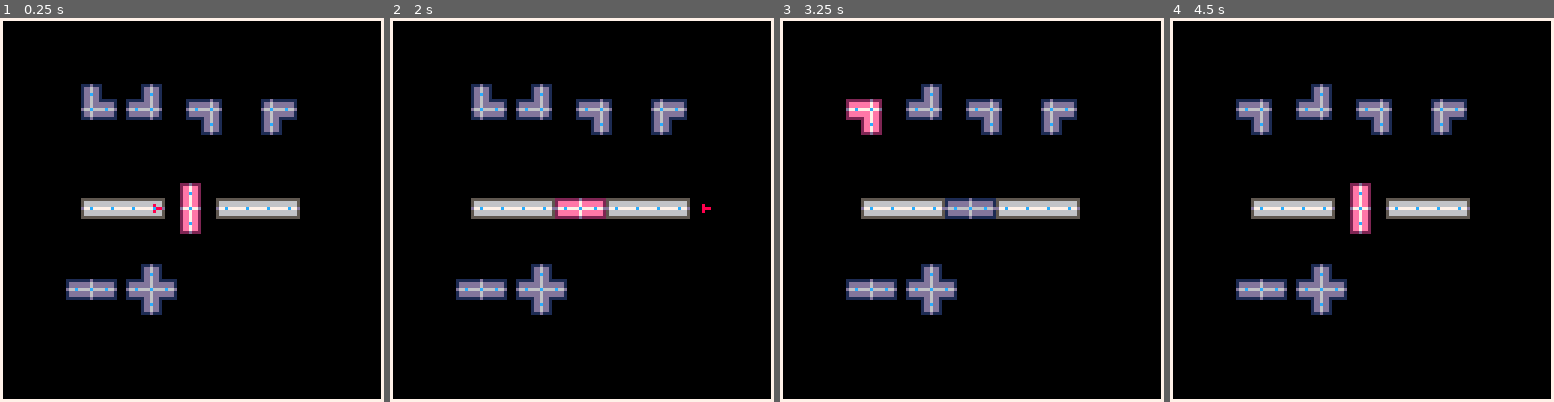
Above: before the commit, frames 1-4 (left to right).
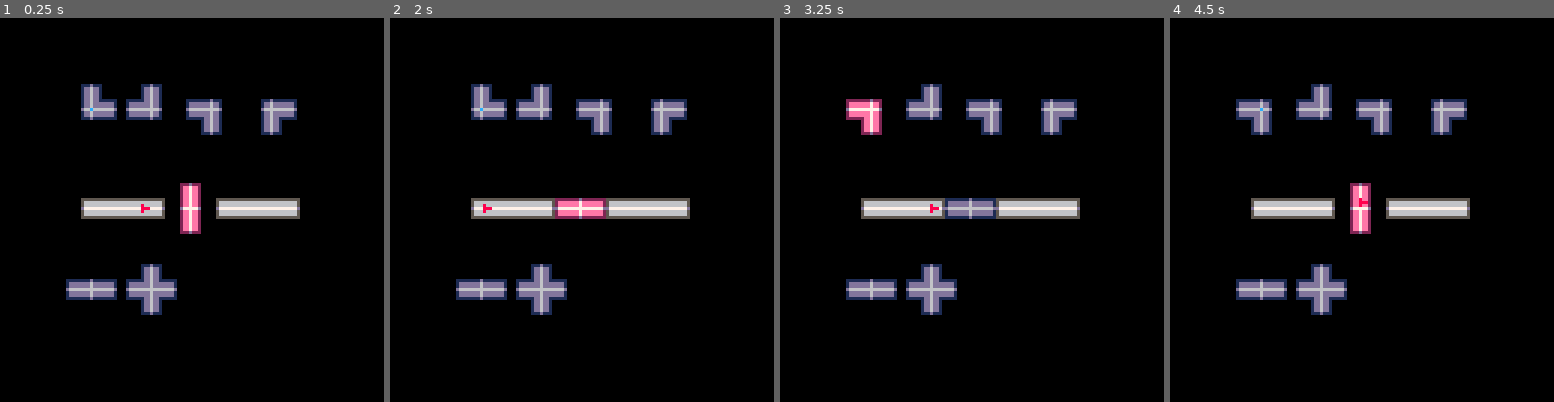
Above: after the commit, the same moments.

Repository: kreludan/rotatoes
Game: PICO-8 cartridge rotatoes.p8
Same seed, same stepped clock (60 frames per second), same inputs: the game is played once before the commit and once after it.
Inputs:
- Up to frame 1 (0.25 s): no input
- Up to frame 2 (2 s): hold Right from 1.6 s (still down)
- Up to frame 3 (3.25 s): release Right at 2.1 s; hold Up 2.15-2.42 s; hold Right 2.47-3.03 s; hold Left from 3.08 s (still down)
- Up to frame 4 (4.5 s): release Left at 3.58 s; hold Down 3.63-3.97 s; hold Right from 4.02 s (still down)

The runs differ from the first frame. In frame 1, 3.3% of the frame differs, in the area x 0-100%, y 0-100%; in frame 2, 3.3%; in frame 3, 3.3%; in frame 4, 3.3%.

Commit message:
Elementary character movement (rotation invariant)

Diff:
--- a/rotatoes.p8
+++ b/rotatoes.p8
@@ -1,5 +1,5 @@
 pico-8 cartridge // http://www.pico-8.com
-version 38
+version 16
 __lua__
 --global
 function _init()
@@ -172,23 +171,25 @@
 
   for i = 1, count(characters_to_draw) do
     draw_tile(characters_to_draw[i], false)
-  end
-
-  _debug_drawwaypoints()
+    get_next_waypoint(characters_to_draw[i], waypoints, 7)
+  end
+
+  --_debug_drawwaypoints()
   _debuglogs()
 end
 
 function _draw_ui_elements()
-  rect(0, 0, 127, 127, 7)
+  --rect(0, 0, 127, 127, 7)
 end
 
 function _debug_drawwaypoints()
+  --[[
   for i = 1, count(waypoints) do
     pset(
       waypoints[i].draw_waypoint.x,
       waypoints[i].draw_waypoint.y, 12
     )
-  end
+  end--]]
 end
 
 
@@ -259,6 +260,8 @@
   tile.parent_tile = nil
   tile.movement_dir = nil
   tile.char_speed = nil
+  tile.waypoint_from = nil
+  tile.waypoint_to = nil
   return tile
 end
 
@@ -798,7 +801,144 @@
   )
 end
 
-function turn_90_degrees(char)
+function get_next_waypoint(char, waypoints, max_distance)
+  curr_x = char.center_x
+  curr_y = char.center_y
+  eligible_waypoints_horizontal = {}
+  eligible_waypoints_vertical = {}
+  for i=1,count(waypoints) do
+    if waypoints[i].draw_waypoint.x == curr_x then
+      add(eligible_waypoints_vertical, waypoints[i])
+    elseif waypoints[i].draw_waypoint.y == curr_y then
+      add(eligible_waypoints_horizontal, waypoints[i])
+    end
+  end
+
+  x_forward, y_forward = get_unitvector_ahead(char)
+  potential_next_waypoint = search_for_waypoint_in_direction(
+          char, eligible_waypoints_horizontal, eligible_waypoints_vertical, x_forward, y_forward, max_distance)
+  if potential_next_waypoint != nil then
+    return potential_next_waypoint
+  end
+
+  x_forward, y_forward = get_unitvector_clockwise(char)
+  potential_next_waypoint = search_for_waypoint_in_direction(
+  char, eligible_waypoints_horizontal, eligible_waypoints_vertical, x_forward, y_forward, max_distance)
+  if potential_next_waypoint != nil then
+    turn_clockwise(char)
+    return potential_next_waypoint
+  end
+
+  x_forward, y_forward = get_unitvector_counterclockwise(char)
+  potential_next_waypoint = search_for_waypoint_in_direction(
+          char, eligible_waypoints_horizontal, eligible_waypoints_vertical, x_forward, y_forward, max_distance)
+  if potential_next_waypoint != nil then
+    turn_counterclockwise(char)
+    return potential_next_waypoint
+  end
+
+  x_forward, y_forward = get_unitvector_behind(char)
+  potential_next_waypoint = search_for_waypoint_in_direction(
+          char, eligible_waypoints_horizontal, eligible_waypoints_vertical, x_forward, y_forward, max_distance)
+  if potential_next_waypoint != nil then
+    turn_180_degrees(char)
+    return potential_next_waypoint
+  end
+
+  --print("found nothing")
+  return
+end
+
+function search_for_waypoint_in_direction(char, waypoints_horiz, waypoints_vert, x_dir, y_dir, max_distance)
+  prospective_x = char.center_x
+  prospective_y = char.center_y
+  prospective_waypoints = {}
+  if x_dir != 0 then
+    prospective_waypoints = waypoints_horiz
+  else
+    prospective_waypoints = waypoints_vert
+  end
+  for i=1,max_distance do
+    prospective_x = prospective_x + x_dir
+    prospective_y = prospective_y + y_dir
+    for j=1,count(prospective_waypoints) do
+      if prospective_waypoints[j].draw_waypoint.x == prospective_x and
+              prospective_waypoints[j].draw_waypoint.y == prospective_y then
+        return prospective_waypoints[j]
+      end
+    end
+  end
+  --print("womp")
+end
+
+
+
+function get_unitvector_counterclockwise(char)
+  x_ahead = 0
+  if char.movement_dir == "up" then
+    x_ahead = -1
+  elseif char.movement_dir == "down" then
+    x_ahead = 1
+  end
+  y_ahead = 0
+  if char.movement_dir == "right" then
+    y_ahead = -1
+  elseif char.movement_dir == "left" then
+    y_ahead = 1
+  end
+  return x_ahead, y_ahead
+end
+
+function get_unitvector_clockwise(char)
+  x_ahead = 0
+  if char.movement_dir == "up" then
+    x_ahead = 1
+  elseif char.movement_dir == "down" then
+    x_ahead = -1
+  end
+  y_ahead = 0
+  if char.movement_dir == "right" then
+    y_ahead = 1
+  elseif char.movement_dir == "left" then
+    y_ahead = -1
+  end
+  return x_ahead, y_ahead
+end
+
+function get_unitvector_behind(char)
+  x_ahead = 0
+  if char.movement_dir == "right" then
+    x_ahead = -1
+  elseif char.movement_dir == "left" then
+    x_ahead = 1
+  end
+  y_ahead = 0
+  if char.movement_dir == "up" then
+    y_ahead = 1
+  elseif char.movement_dir == "down" then
+    y_ahead = -1
+  end
+  return x_ahead, y_ahead
+end
+
+function get_unitvector_ahead(char)
+  x_ahead = 0
+  if char.movement_dir == "right" then
+    x_ahead = 1
+  elseif char.movement_dir == "left" then
+    x_ahead = -1
+  end
+  y_ahead = 0
+  if char.movement_dir == "up" then
+    y_ahead = -1
+  elseif char.movement_dir == "down" then
+    y_ahead = 1
+  end
+  return x_ahead, y_ahead
+end
+
+
+function turn_counterclockwise(char)
   if char.movement_dir == "right" then
     char.movement_dir = "up"
   elseif char.movement_dir == "up" then
@@ -810,7 +950,7 @@
   end
 end
 
-function turn_negative_90_degrees(char)
+function turn_clockwise(char)
   if char.movement_dir == "right" then
     char.movement_dir = "down"
   elseif char.movement_dir == "up" then
@@ -835,7 +975,7 @@
 end
 
 function move_character(char)
-  char_speed = 1
+  char_speed = 0.5
   if char.movement_dir == "right" then
     return translate_tile(char, char_speed, 0)
   elseif char.movement_dir == "left" then
--- a/src/0.global.lua
+++ b/src/0.global.lua
@@ -60,7 +60,6 @@
       static_tile_blueprint[i][3]
     )
   end
-
 end
 
 function _init_waypoints()
@@ -168,23 +167,25 @@
 
   for i = 1, count(characters_to_draw) do
     draw_tile(characters_to_draw[i], false)
-  end
-
-  _debug_drawwaypoints()
+    get_next_waypoint(characters_to_draw[i], waypoints, 7)
+  end
+
+  --_debug_drawwaypoints()
   _debuglogs()
 end
 
 function _draw_ui_elements()
-  rect(0, 0, 127, 127, 7)
+  --rect(0, 0, 127, 127, 7)
 end
 
 function _debug_drawwaypoints()
+  --[[
   for i = 1, count(waypoints) do
     pset(
       waypoints[i].draw_waypoint.x,
       waypoints[i].draw_waypoint.y, 12
     )
-  end
+  end--]]
 end
 
 
--- a/src/1.tiles.lua
+++ b/src/1.tiles.lua
@@ -43,6 +43,8 @@
   tile.parent_tile = nil
   tile.movement_dir = nil
   tile.char_speed = nil
+  tile.waypoint_from = nil
+  tile.waypoint_to = nil
   return tile
 end
 
--- a/src/4.characters.lua
+++ b/src/4.characters.lua
@@ -9,7 +9,144 @@
   )
 end
 
-function turn_90_degrees(char)
+function get_next_waypoint(char, waypoints, max_distance)
+  curr_x = char.center_x
+  curr_y = char.center_y
+  eligible_waypoints_horizontal = {}
+  eligible_waypoints_vertical = {}
+  for i=1,count(waypoints) do
+    if waypoints[i].draw_waypoint.x == curr_x then
+      add(eligible_waypoints_vertical, waypoints[i])
+    elseif waypoints[i].draw_waypoint.y == curr_y then
+      add(eligible_waypoints_horizontal, waypoints[i])
+    end
+  end
+
+  x_forward, y_forward = get_unitvector_ahead(char)
+  potential_next_waypoint = search_for_waypoint_in_direction(
+          char, eligible_waypoints_horizontal, eligible_waypoints_vertical, x_forward, y_forward, max_distance)
+  if potential_next_waypoint != nil then
+    return potential_next_waypoint
+  end
+
+  x_forward, y_forward = get_unitvector_clockwise(char)
+  potential_next_waypoint = search_for_waypoint_in_direction(
+  char, eligible_waypoints_horizontal, eligible_waypoints_vertical, x_forward, y_forward, max_distance)
+  if potential_next_waypoint != nil then
+    turn_clockwise(char)
+    return potential_next_waypoint
+  end
+
+  x_forward, y_forward = get_unitvector_counterclockwise(char)
+  potential_next_waypoint = search_for_waypoint_in_direction(
+          char, eligible_waypoints_horizontal, eligible_waypoints_vertical, x_forward, y_forward, max_distance)
+  if potential_next_waypoint != nil then
+    turn_counterclockwise(char)
+    return potential_next_waypoint
+  end
+
+  x_forward, y_forward = get_unitvector_behind(char)
+  potential_next_waypoint = search_for_waypoint_in_direction(
+          char, eligible_waypoints_horizontal, eligible_waypoints_vertical, x_forward, y_forward, max_distance)
+  if potential_next_waypoint != nil then
+    turn_180_degrees(char)
+    return potential_next_waypoint
+  end
+
+  --print("found nothing")
+  return
+end
+
+function search_for_waypoint_in_direction(char, waypoints_horiz, waypoints_vert, x_dir, y_dir, max_distance)
+  prospective_x = char.center_x
+  prospective_y = char.center_y
+  prospective_waypoints = {}
+  if x_dir != 0 then
+    prospective_waypoints = waypoints_horiz
+  else
+    prospective_waypoints = waypoints_vert
+  end
+  for i=1,max_distance do
+    prospective_x = prospective_x + x_dir
+    prospective_y = prospective_y + y_dir
+    for j=1,count(prospective_waypoints) do
+      if prospective_waypoints[j].draw_waypoint.x == prospective_x and
+              prospective_waypoints[j].draw_waypoint.y == prospective_y then
+        return prospective_waypoints[j]
+      end
+    end
+  end
+  --print("womp")
+end
+
+
+
+function get_unitvector_counterclockwise(char)
+  x_ahead = 0
+  if char.movement_dir == "up" then
+    x_ahead = -1
+  elseif char.movement_dir == "down" then
+    x_ahead = 1
+  end
+  y_ahead = 0
+  if char.movement_dir == "right" then
+    y_ahead = -1
+  elseif char.movement_dir == "left" then
+    y_ahead = 1
+  end
+  return x_ahead, y_ahead
+end
+
+function get_unitvector_clockwise(char)
+  x_ahead = 0
+  if char.movement_dir == "up" then
+    x_ahead = 1
+  elseif char.movement_dir == "down" then
+    x_ahead = -1
+  end
+  y_ahead = 0
+  if char.movement_dir == "right" then
+    y_ahead = 1
+  elseif char.movement_dir == "left" then
+    y_ahead = -1
+  end
+  return x_ahead, y_ahead
+end
+
+function get_unitvector_behind(char)
+  x_ahead = 0
+  if char.movement_dir == "right" then
+    x_ahead = -1
+  elseif char.movement_dir == "left" then
+    x_ahead = 1
+  end
+  y_ahead = 0
+  if char.movement_dir == "up" then
+    y_ahead = 1
+  elseif char.movement_dir == "down" then
+    y_ahead = -1
+  end
+  return x_ahead, y_ahead
+end
+
+function get_unitvector_ahead(char)
+  x_ahead = 0
+  if char.movement_dir == "right" then
+    x_ahead = 1
+  elseif char.movement_dir == "left" then
+    x_ahead = -1
+  end
+  y_ahead = 0
+  if char.movement_dir == "up" then
+    y_ahead = -1
+  elseif char.movement_dir == "down" then
+    y_ahead = 1
+  end
+  return x_ahead, y_ahead
+end
+
+
+function turn_counterclockwise(char)
   if char.movement_dir == "right" then
     char.movement_dir = "up"
   elseif char.movement_dir == "up" then
@@ -21,7 +158,7 @@
   end
 end
 
-function turn_negative_90_degrees(char)
+function turn_clockwise(char)
   if char.movement_dir == "right" then
     char.movement_dir = "down"
   elseif char.movement_dir == "up" then
@@ -46,7 +183,7 @@
 end
 
 function move_character(char)
-  char_speed = 1
+  char_speed = 0.5
   if char.movement_dir == "right" then
     return translate_tile(char, char_speed, 0)
   elseif char.movement_dir == "left" then
